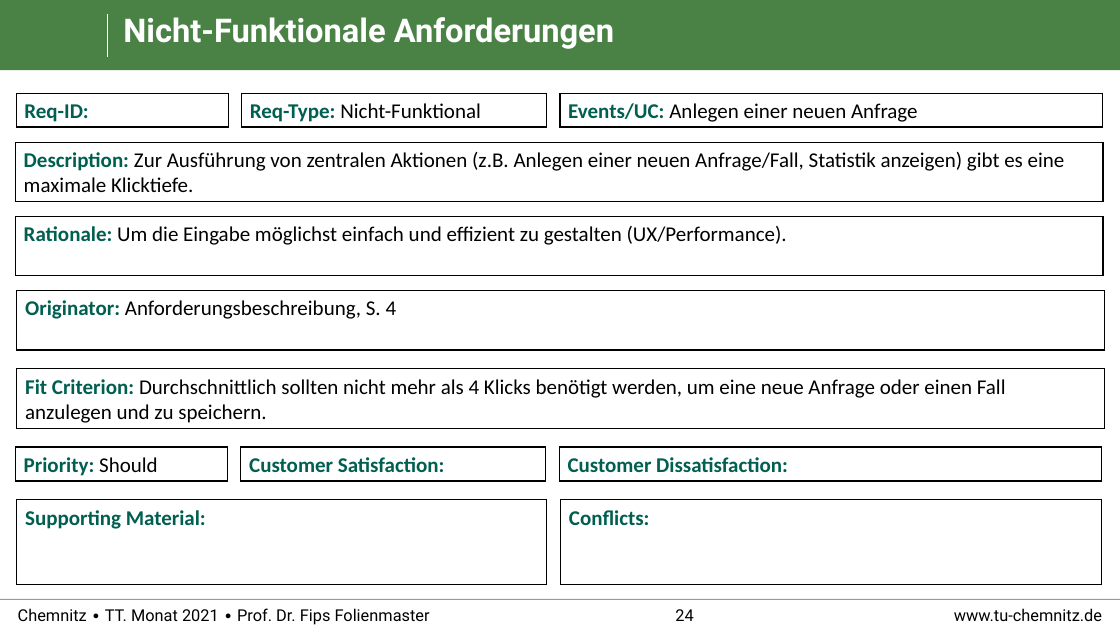
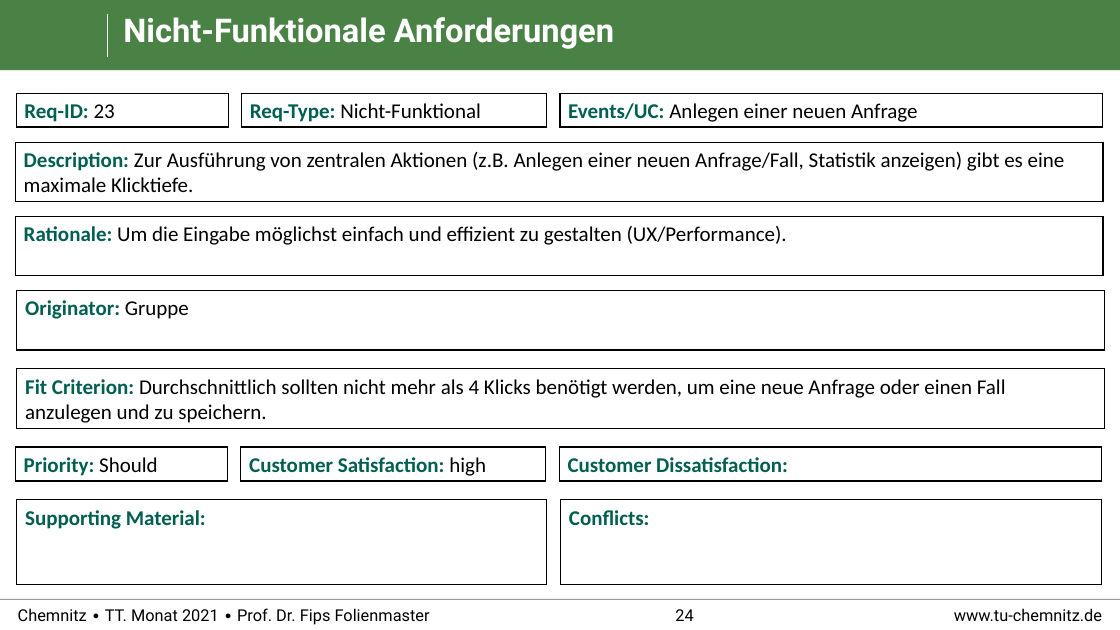
Before and after one commit to RealBiggerBo/Softwaretechnik, a slide deck: slide 24 of SnowCards_Requirements.pptx. Drawn at 1120x630 pixels with LibreOffice and Linux fonts; fonts in the diff are those of the drawing; background and template pictures are left out. Boxes give left, top, right and bottom in pixels: in the first picture for what was removed or moved away, otherwise in the second. Text is boxed around its words. In the diff, an @@ line names an element or a change of style, - is before the commit and + after.

```diff
--- a/SnowCards_Requirements.pptx
+++ b/SnowCards_Requirements.pptx
@@ text in rectangle at (24,104,115,122): text changed @@
-Req-ID:
+Req-ID: 23
@@ text in rectangle at (25,300,189,319): text changed; text colour #000000 to #005F50; bold on @@
-Originator: Anforderungsbeschreibung, S. 4
+Originator: Gruppe
@@ text in rectangle at (249,457,486,476): text changed @@
-Customer Satisfaction:
+Customer Satisfaction: high
```
Also in this commit, not shown: 25 other slides changed, 1 slide removed.
